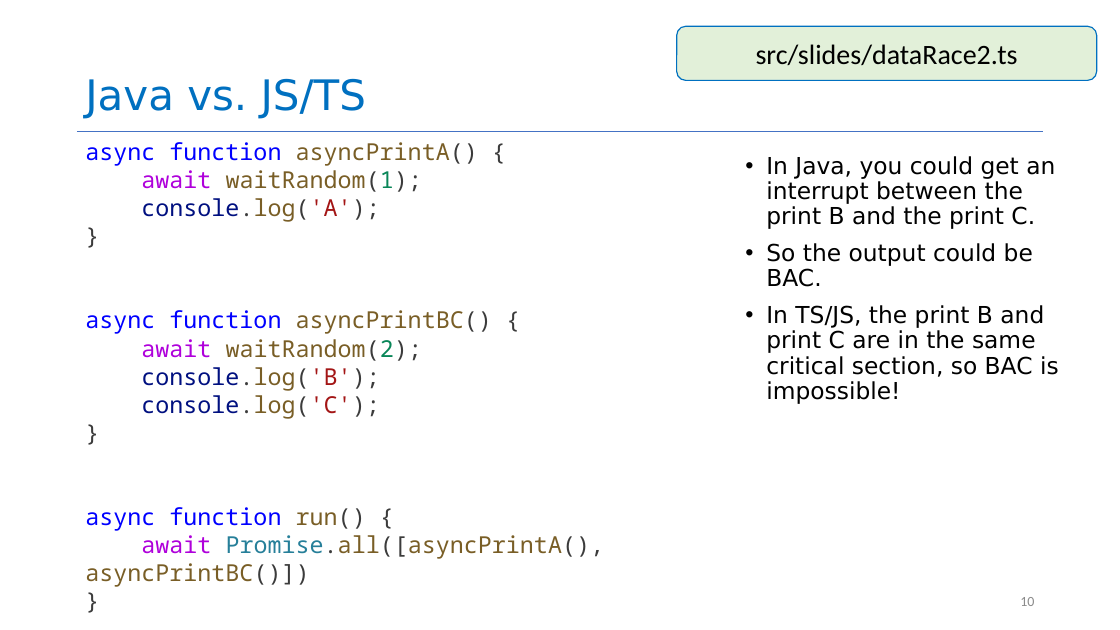
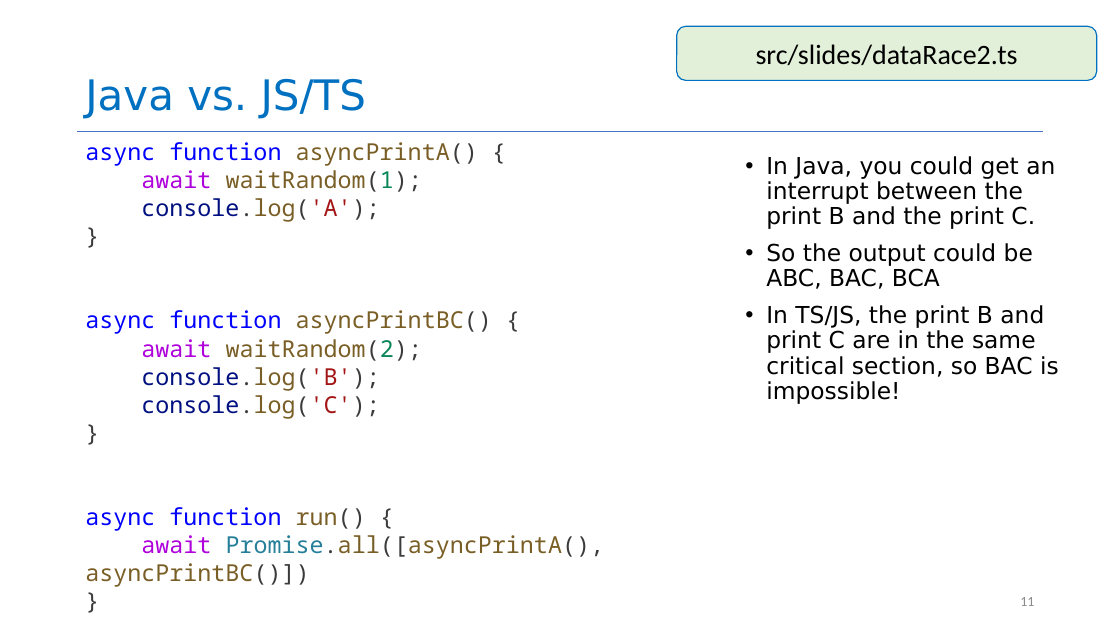
Before and after one commit to yashburshe/CS4530-Fall-2025, a slide deck: slide 11 of Slides/Module 06 Concurrency Patterns in Typescript.pptx (slide 10 before the commit). Drawn at 1120x630 pixels with LibreOffice and Linux fonts; fonts in the diff are those of the drawing. Boxes give left, top, right and bottom in pixels: in the first picture for what was removed or moved away, otherwise in the second. Text is boxed around its words. In the diff, an @@ line names an element or a change of style, - is before the commit and + after.

```diff
--- a/Slides/Module 06 Concurrency Patterns in Typescript.pptx
+++ b/Slides/Module 06 Concurrency Patterns in Typescript.pptx
@@ text at (x1=766, y1=243, x2=1033, y2=289): text changed @@
-• So the output could be BAC.
+• So the output could be ABC, BAC, BCA
@@ page number at (x1=1020, y1=597, x2=1034, y2=606): text changed @@
-10
+11
```
Also in this commit, not shown: 5 other slides changed, 1 slide added, 2 other files.
